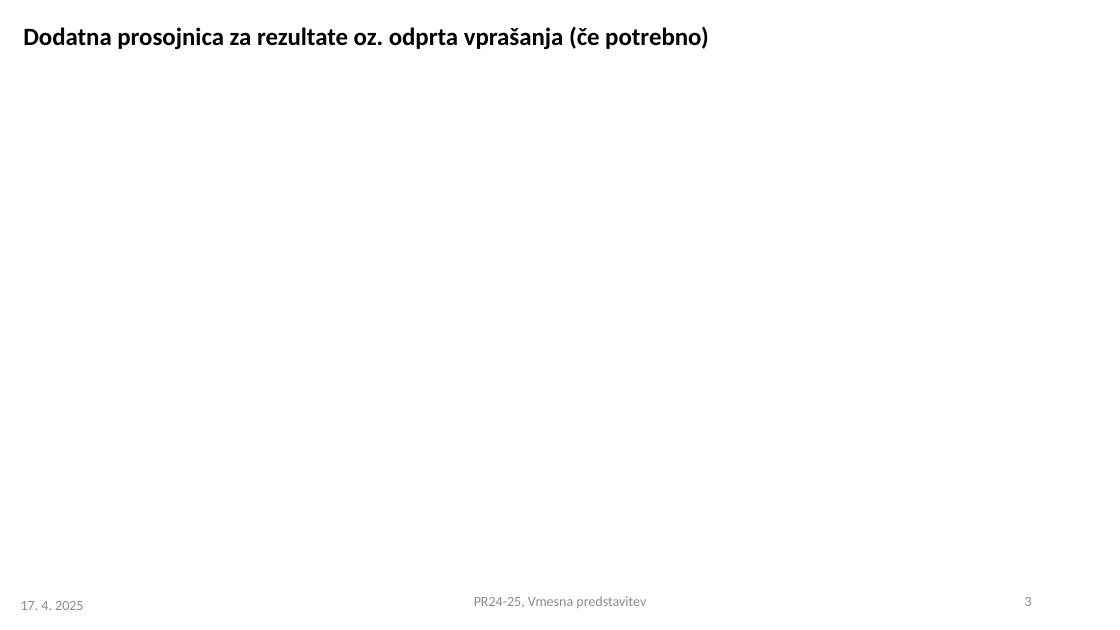
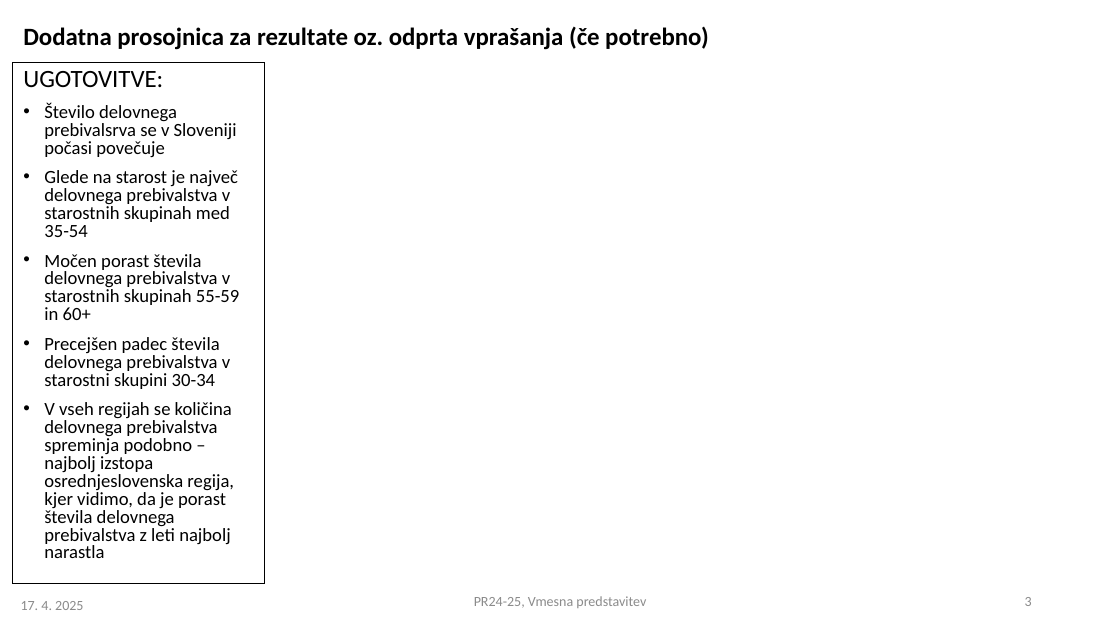
Before and after one commit to nirinja/PR259, a slide deck: slide 3 of PR2024-25_VMESNA_9.pptx. Drawn at 1120x630 pixels with LibreOffice and Linux fonts; fonts in the diff are those of the drawing. Boxes give left, top, right and bottom in pixels: in the first picture for what was removed or moved away, otherwise in the second. Text is boxed around its words. In the diff, an @@ line names an element or a change of style, - is before the commit and + after.

```diff
--- a/PR2024-25_VMESNA_9.pptx
+++ b/PR2024-25_VMESNA_9.pptx
@@ text added at (12,63,264,584), outline #000000 0.75 pt, 12 pt, text #000000 @@
+UGOTOVITVE:
+• Število delovnega prebivalsrva se v Sloveniji počasi povečuje
+• Glede na starost je največ delovnega prebivalstva v starostnih skupinah med 35-54
+• Močen porast števila delovnega prebivalstva v starostnih skupinah 55-59 in 60+
+• Precejšen padec števila delovnega prebivalstva v starostni skupini 30-34
+• V vseh regijah se količina delovnega prebivalstva spreminja podobno – najbolj izstopa osrednjeslovenska regija, kjer vidimo, da je porast števila delovnega prebivalstva z leti najbolj narastla
```
Also in this commit, not shown: 2 other slides changed, 1 other file.
